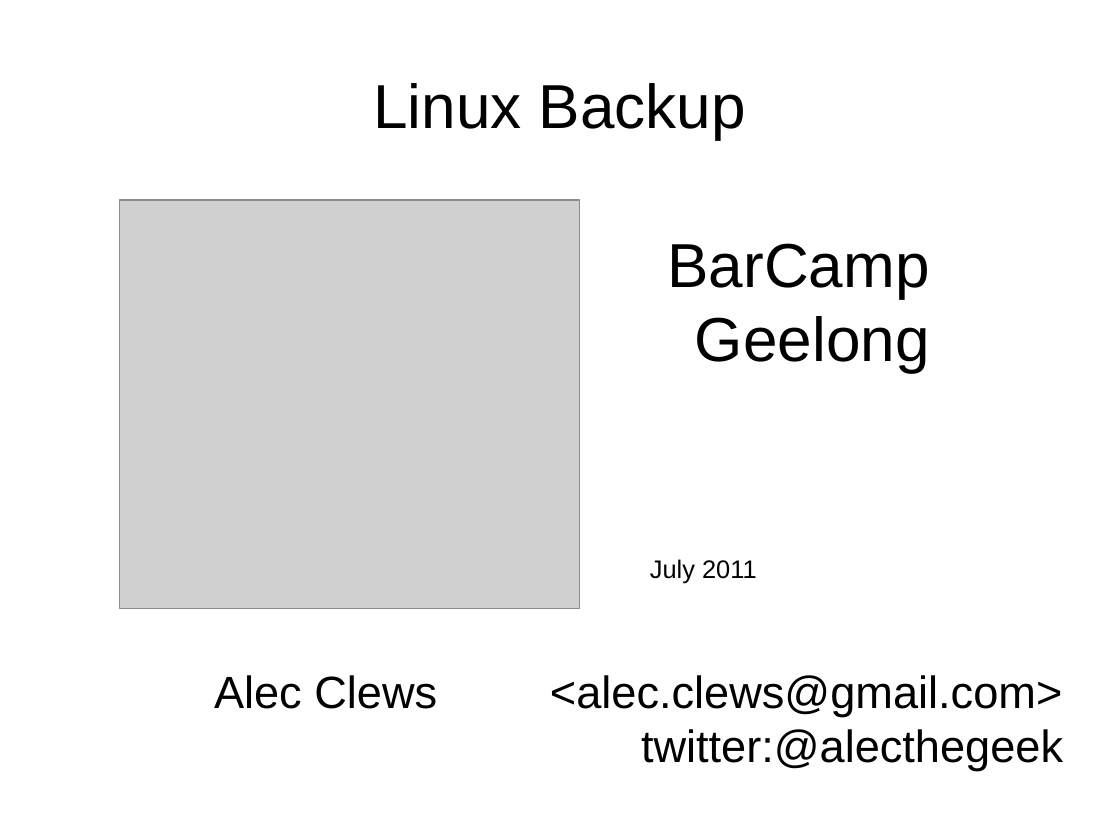
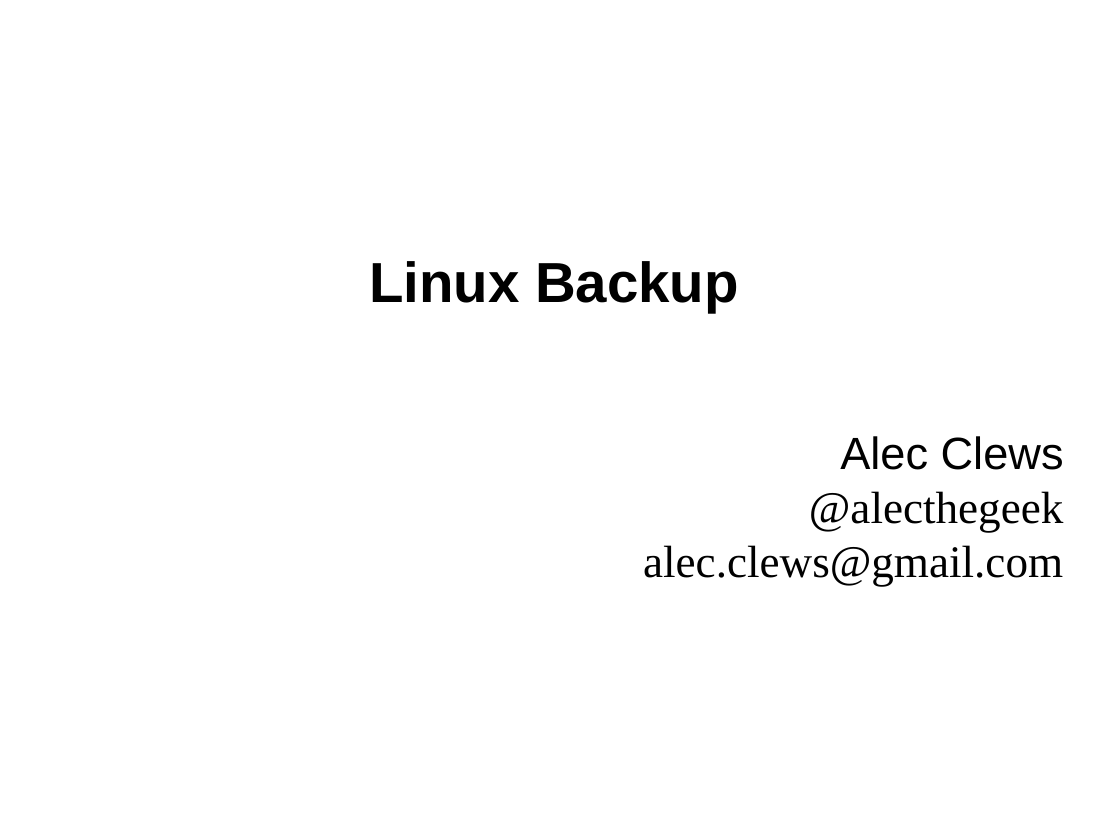
Before and after one commit to wdmchaft/Presentations-1, a slide deck: slide 1 of LinuxBackup/LinuxBackup.odp. Drawn at 1120x840 pixels with LibreOffice and Linux fonts; fonts in the diff are those of the drawing; grey boxes stand for pictures; background and template pictures are left out. Boxes give left, top, right and bottom in pixels: in the first picture for what was removed or moved away, otherwise in the second. Text is boxed around its words. In the diff, an @@ line names an element or a change of style, - is before the commit and + after.

Commit message:
Some final changes for Barcamp Geelong

```diff
--- a/LinuxBackup/LinuxBackup.odp
+++ b/LinuxBackup/LinuxBackup.odp
@@ picture removed at [120,200,580,609] @@
@@ title "Linux Backup": place and size @@
-title "Linux Backup" at [373,83,746,139]
+title "Linux Backup" at [369,261,739,312]
@@ title "Linux Backup" at [369,261,739,312]: size 44 to 40 pt, bold on @@
@@ text removed at [650,243,930,584] @@
-BarCamp Geelong
-July 2011
@@ subtitle at [643,436,1064,587]: text changed; font Arial to Times New Roman @@
-Alec Clews <alec.clews@gmail.com>
-twitter:@alecthegeek
+Alec Clews
+@alecthegeek
+alec.clews@gmail.com
```
Also in this commit, not shown: 1 other slide changed.
